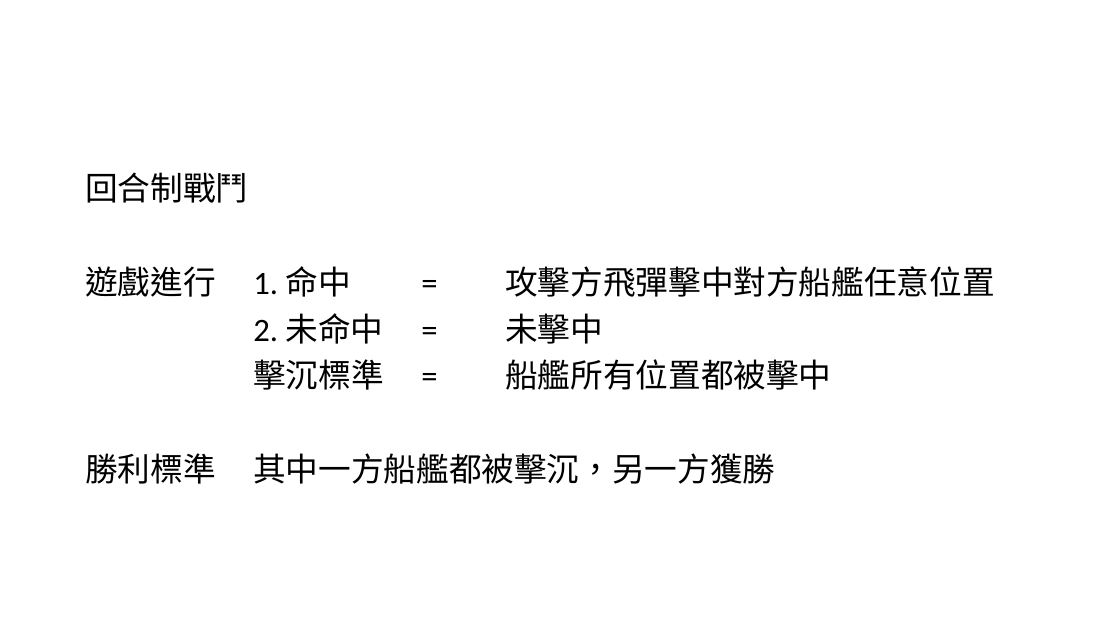
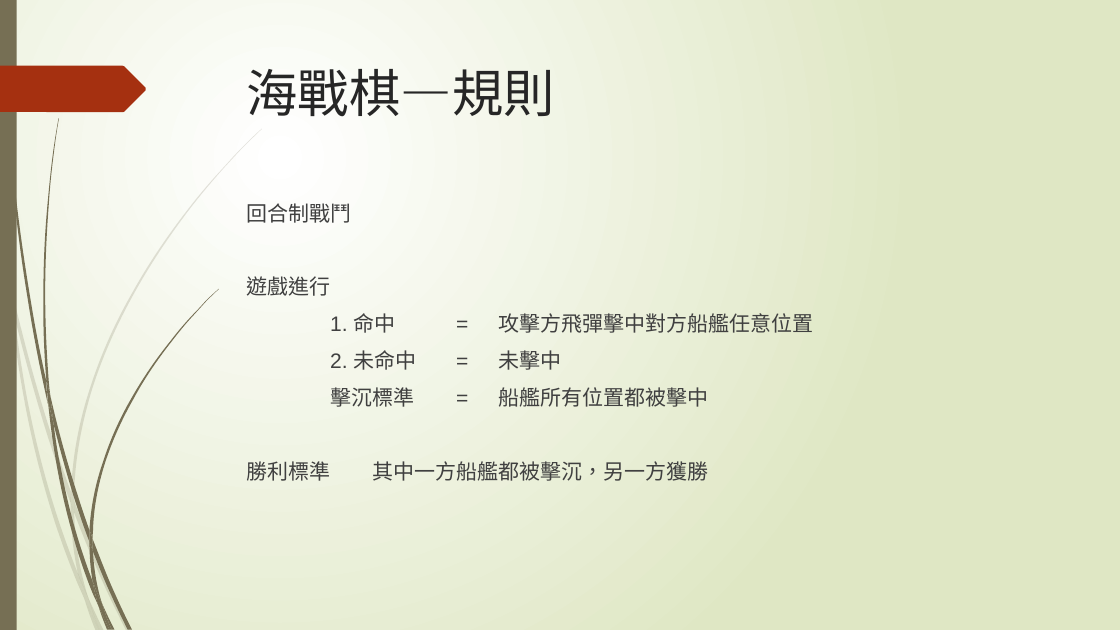
Before and after one commit to Joe-lin-ezra/BattleShip, a slide deck: slide 4 of doc/網路程式設計報告.pptx. Drawn at 1120x630 pixels with LibreOffice and Linux fonts; fonts in the diff are those of the drawing. Boxes give left, top, right and bottom in pixels: in the first picture for what was removed or moved away, otherwise in the second. Text is boxed around its words. In the diff, an @@ line names an element or a change of style, - is before the commit and + after.

```diff
--- a/doc/網路程式設計報告.pptx
+++ b/doc/網路程式設計報告.pptx
@@ background #FFFFFF to gradient #FFFFFF to #DFE8C4 @@
@@ rectangle added at bbox=[0, 0, 17, 630], fill #766F54 @@
@@ freeform shape added at bbox=[0, 66, 146, 112], fill #A53010 @@
@@ title added at bbox=[247, 69, 555, 117], 44 pt, text #262626 @@
+海戰棋—規則
@@ text "回合制戰鬥": place and size @@
-text "回合制戰鬥" at bbox=[85, 172, 775, 484]
+text "回合制戰鬥" at bbox=[246, 203, 813, 481]
@@ text at bbox=[246, 203, 708, 481]: size 28 to 18 pt, font Calibri to Arial, text colour #000000 to #404040 in "回合制戰鬥", "2. 未命中 = 未擊中", "擊沉標準 = 船艦所有位置都被擊中", "勝利標準 其中一方船艦都被擊沉，另一方獲勝"; line spacing 0.9 to 1 @@
@@ text at bbox=[246, 276, 813, 333]: text changed; size 28 to 18 pt; font Calibri to Arial; text colour #000000 to #404040 @@
-遊戲進行 1. 命中 = 攻擊方飛彈擊中對方船艦任意位置
+遊戲進行
+1. 命中 = 攻擊方飛彈擊中對方船艦任意位置
@@ group added at bbox=[0, 129, 262, 630]: 10 freeform shapes @@
@@ group added at bbox=[3, 0, 218, 630]: 12 freeform shapes @@
```
Also in this commit, not shown: 12 other slides changed, 1 slide added, 1 slide removed.
